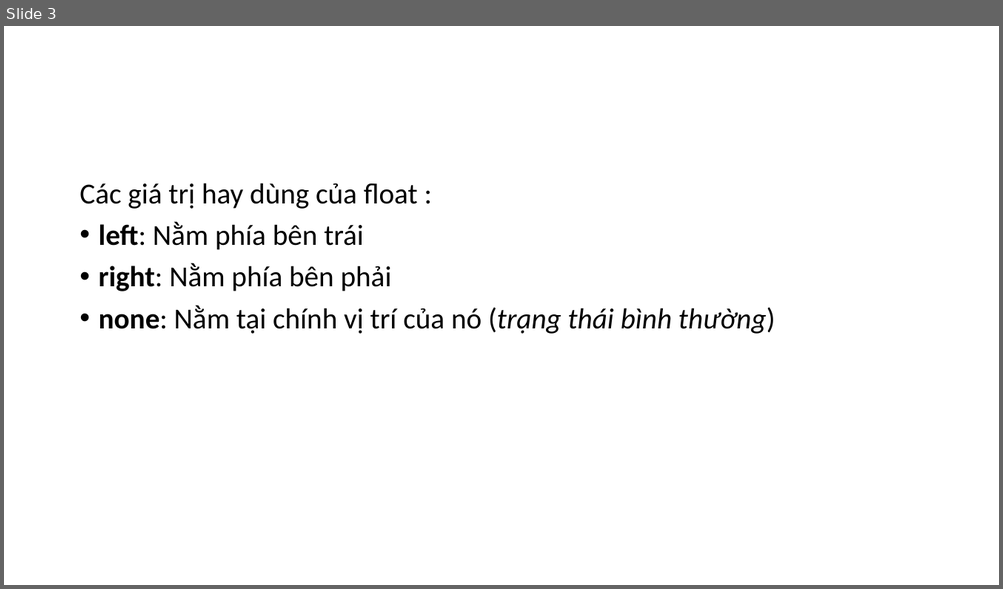
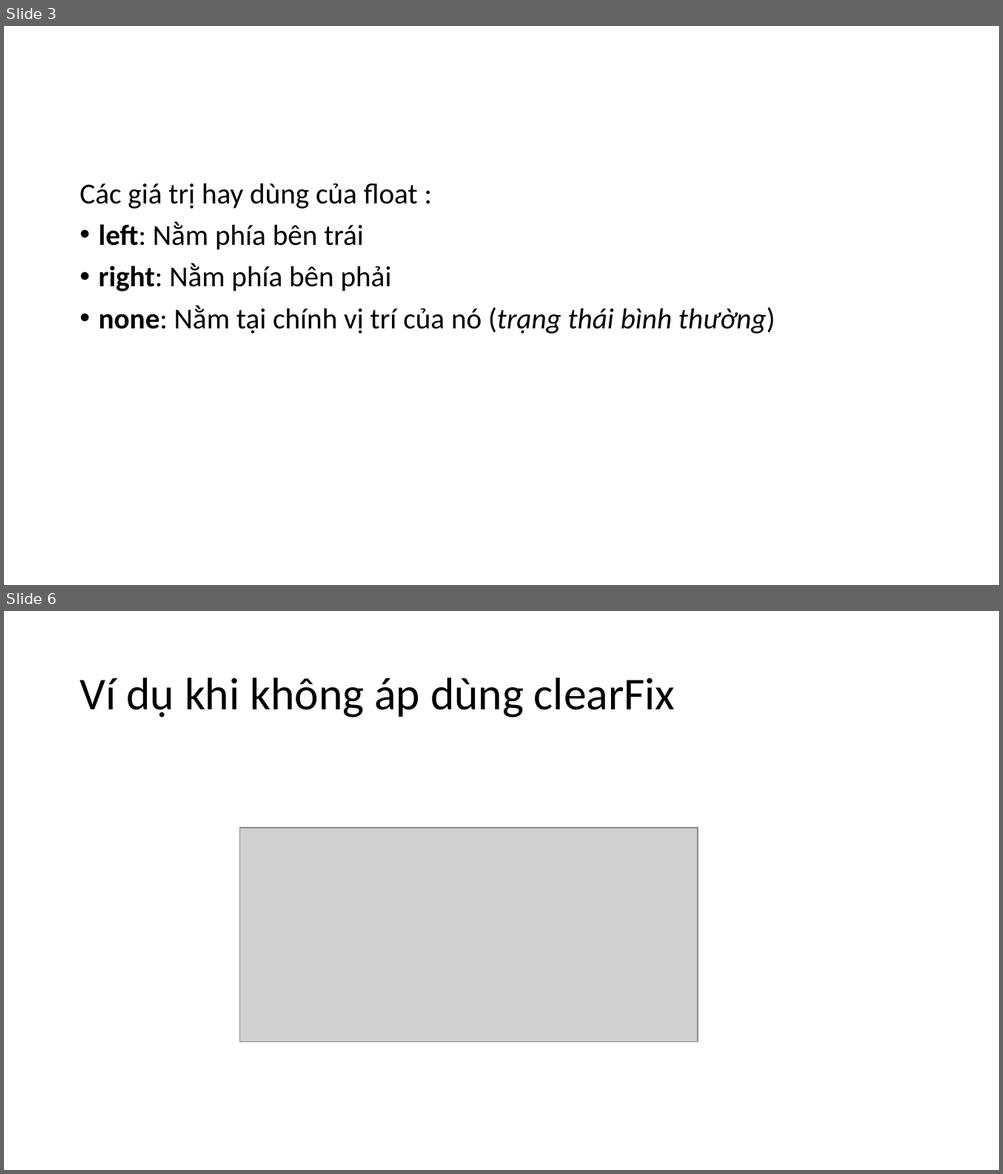
Before and after one commit to hoanghiep8921/ljava1909, a slide deck: slide/Layout.pptx. Shown one above the other, each under a label of ours: slide 3 before the commit, slides 3 and 6 after it; the slides between them are not shown. The pictures are 1003x589 and 1003x1174 pixels, drawn with LibreOffice and Linux fonts; fonts in the diff are those of the drawing; grey boxes stand for pictures. Boxes give left, top, right and bottom in pixels: in the first picture for what was removed or moved away, otherwise in the second. Text is boxed around its words. In the diff, an @@ line names an element or a change of style, - is before the commit and + after.

```diff
--- a/slide/Layout.pptx
+++ b/slide/Layout.pptx
@@ slide 6 added at [4,611,999,1170], background #FFFFFF @@
@@ title added at [79,678,675,718], 44 pt, text #000000 @@
+Ví dụ khi không áp dùng clearFix
@@ picture added at [240,828,698,1042] @@
```
Also in this commit, not shown: 5 other slides added, 2 slides removed, 7 other files.
